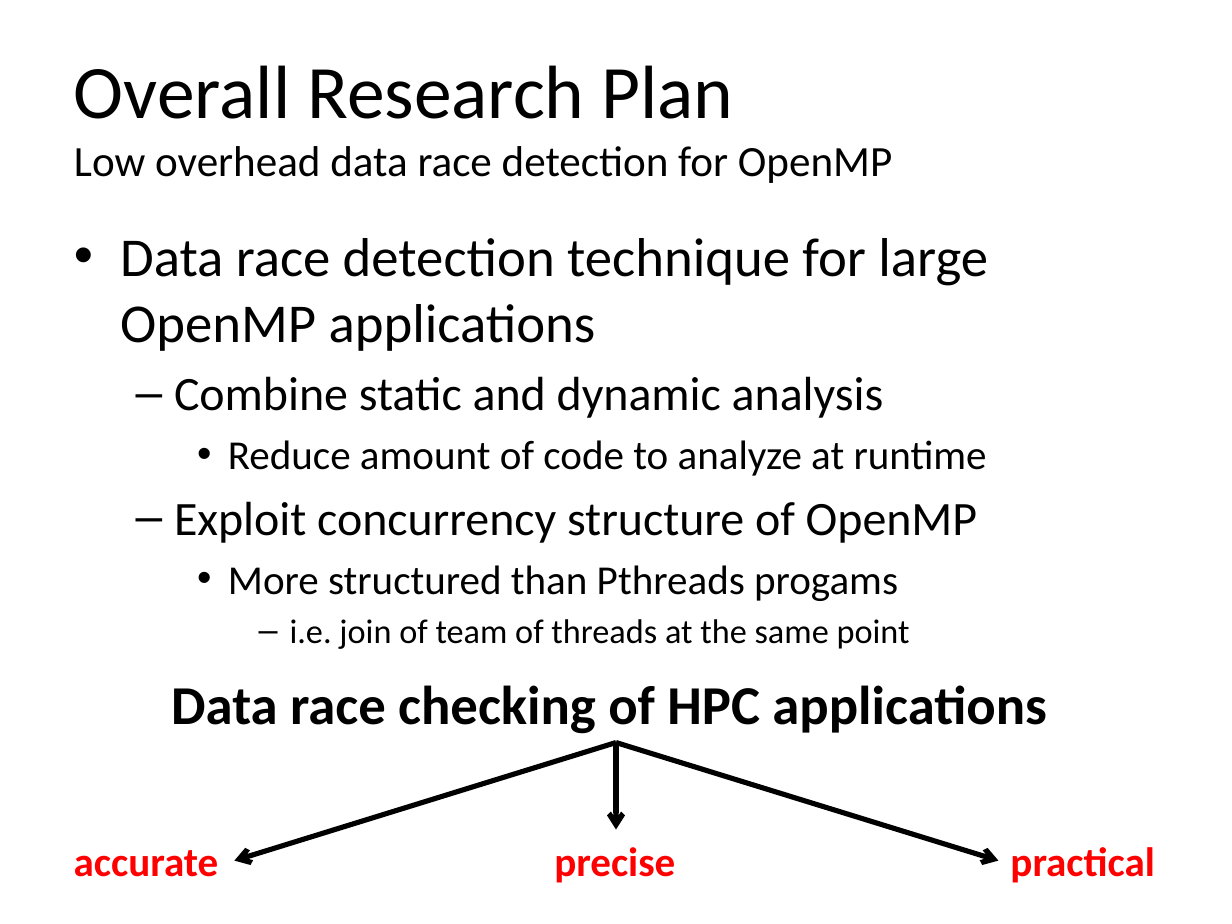
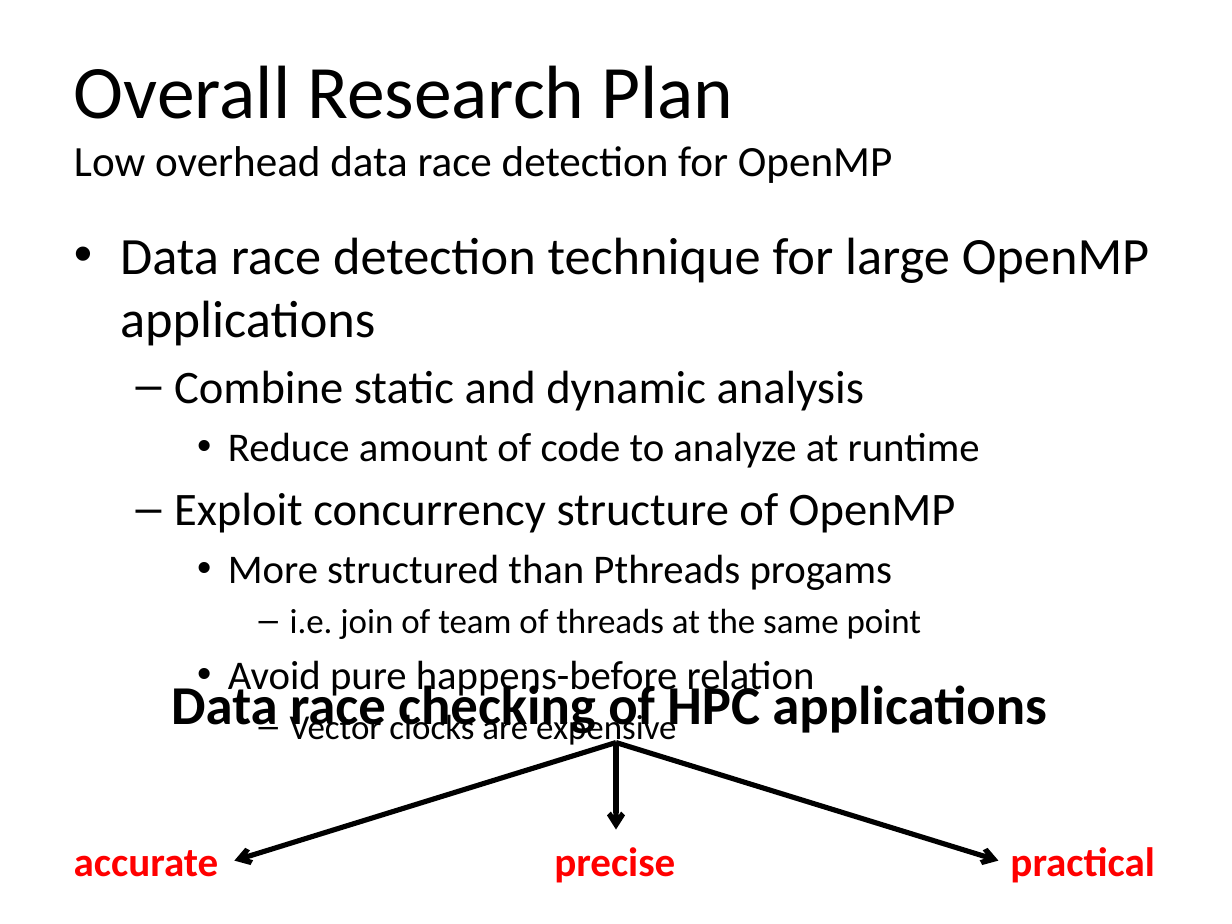
Before and after one commit to simoatze/oral_qualifier, a slide deck: slide 10 of presentation/presentation.pptx. Drawn at 1232x924 pixels with LibreOffice and Linux fonts; fonts in the diff are those of the drawing. Boxes give left, top, right and bottom in pixels: in the first picture for what was removed or moved away, otherwise in the second. Text is boxed around its words. In the diff, an @@ line names an element or a change of style, - is before the commit and + after.

Commit message:
work in progress presentation:

```diff
--- a/presentation/presentation.pptx
+++ b/presentation/presentation.pptx
@@ text at (120,237,1149,639): size 32 to 30.6 pt in "Data race detection technique for large OpenMP ..."; size 28 to 27.2 pt in "Combine static and dynamic analysis", "Exploit concurrency structure of OpenMP"; size 24 to 23.8 pt in "Reduce amount of code to analyze at ...", "More structured than Pthreads progams"; size 20 to 20.4 pt in "i.e. join of team of threads at ..." @@
@@ text at (228,660,815,700): paragraphs added @@
+    • Avoid pure happens-before relation
+      – Vector clocks are expensive
```
Also in this commit, not shown: 1 other slide changed, 2 slides added, 1 other file.
